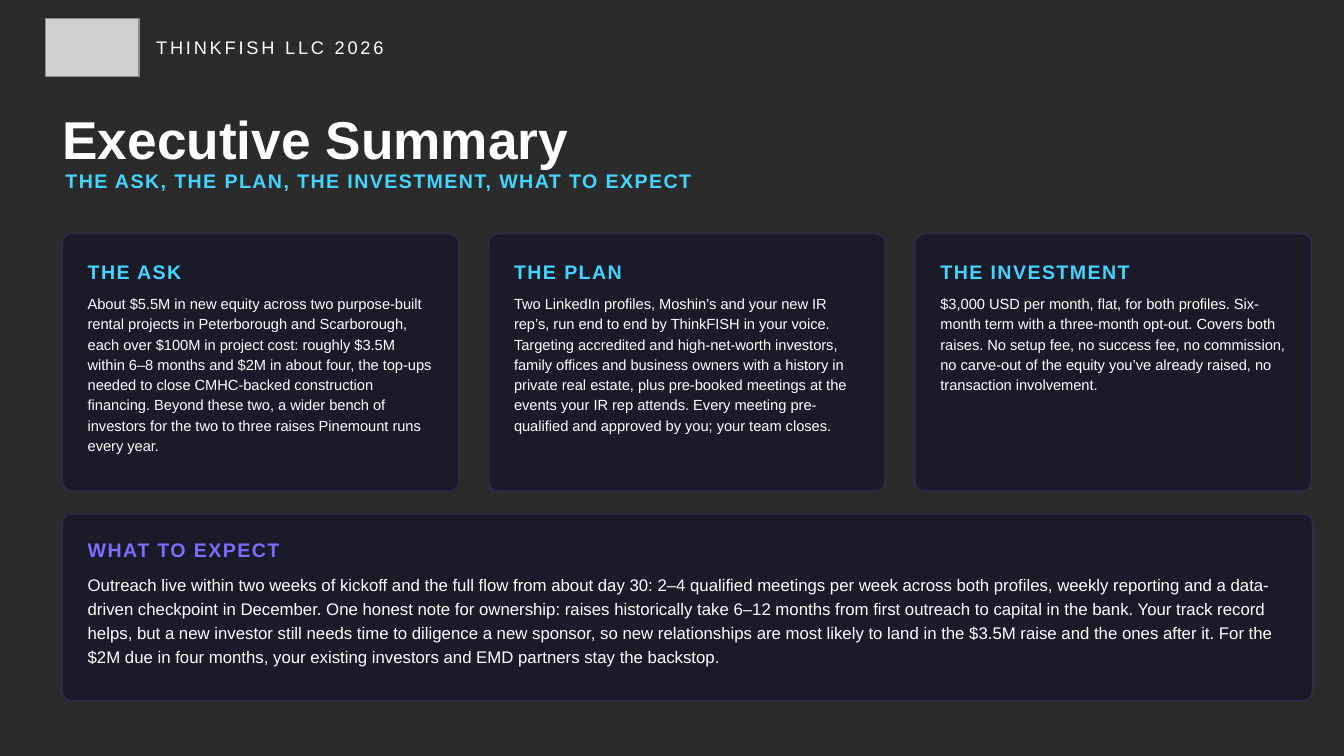
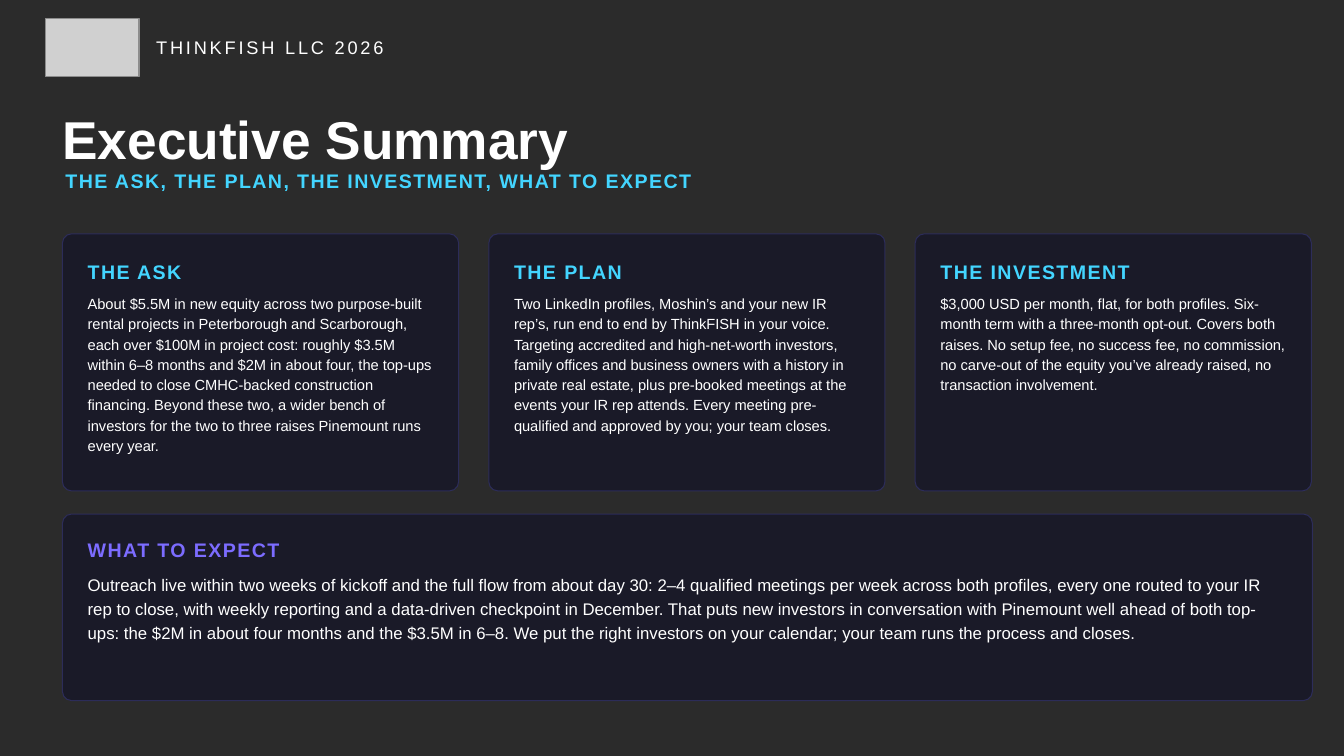
Before and after one commit to mattt-lgtm/tf-proposal, a slide deck: slide 2 of pinemount-developments/ThinkFISH_Proposal_Pinemount_Developments.pptx. Drawn at 1344x756 pixels with LibreOffice and Linux fonts; fonts in the diff are those of the drawing; grey boxes stand for pictures; background and template pictures are left out; a plain dark background stands for a picture behind light text. Boxes give left, top, right and bottom in pixels: in the first picture for what was removed or moved away, otherwise in the second. Text is boxed around its words. In the diff, an @@ line names an element or a change of style, - is before the commit and + after.

```diff
--- a/pinemount-developments/ThinkFISH_Proposal_Pinemount_Developments.pptx
+++ b/pinemount-developments/ThinkFISH_Proposal_Pinemount_Developments.pptx
@@ text at (x1=88, y1=579, x2=1261, y2=643): text changed @@
-Outreach live within two weeks of kickoff and the full flow from about day 30: 2–4 qualified meetings per week across both profiles, weekly reporting and a data-driven checkpoint in December. One honest note for ownership: raises historically take 6–12 months from first outreach to capital in the bank. Your track record helps, but a new investor still needs time to diligence a new sponsor, so new relationships are most likely to land in the $3.5M raise and the ones after it. For the $2M due in four months, your existing investors and EMD partners stay the backstop.
+Outreach live within two weeks of kickoff and the full flow from about day 30: 2–4 qualified meetings per week across both profiles, every one routed to your IR rep to close, with weekly reporting and a data-driven checkpoint in December. That puts new investors in conversation with Pinemount well ahead of both top-ups: the $2M in about four months and the $3.5M in 6–8. We put the right investors on your calendar; your team runs the process and closes.
```
Also in this commit, not shown: 1 other slide changed, 2 other files.
